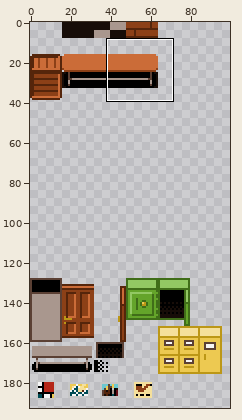
Two versions of one sprite sheet, res/tiles.png. The first picture is a wide view before the edit; the outline marks the close-up.
Close-up. First the earlier version:
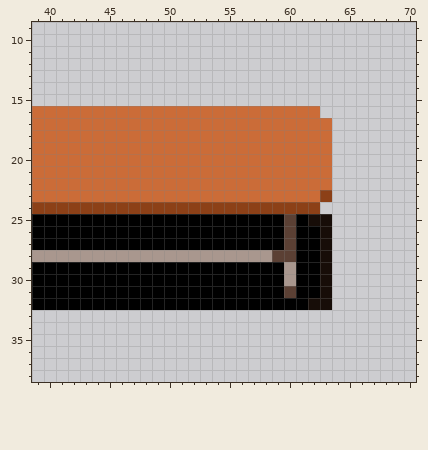
The file is 256x256 pixels. Shown: x 39..70, y 9..38. The wide view leaves out empty margins.
New version:
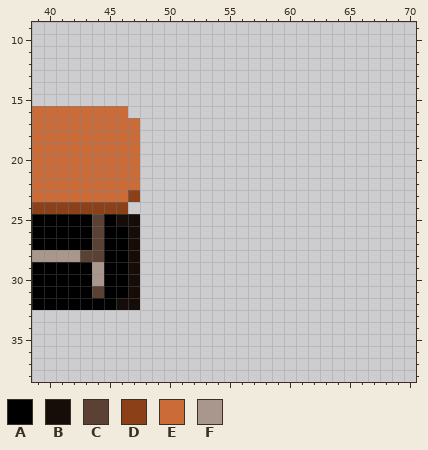
Palette (. is transparent): A #000000  B #170d08  C #5b4034  D #8c4017  E #cb6c38  F #a9978e
Edits made:
{"y":16,"x":47,"old":"EEEEEEEEEEEEEEEE","new":"................"}
{"y":17,"x":48,"old":"EEEEEEEEEEEEEEEE","new":"................"}
{"y":18,"x":48,"old":"EEEEEEEEEEEEEEEE","new":"................"}
{"y":19,"x":48,"old":"EEEEEEEEEEEEEEEE","new":"................"}
{"y":20,"x":48,"old":"EEEEEEEEEEEEEEEE","new":"................"}
{"y":21,"x":48,"old":"EEEEEEEEEEEEEEEE","new":"................"}
{"y":22,"x":48,"old":"EEEEEEEEEEEEEEEE","new":"................"}
{"y":23,"x":47,"old":"EEEEEEEEEEEEEEEED","new":"D................"}
{"y":24,"x":47,"old":"DDDDDDDDDDDDDDDD","new":"................"}
{"y":25,"x":44,"old":"A","new":"C"}
{"y":25,"x":46,"old":"AAAAAAAAAAAAAACABB","new":"BB................"}
{"y":26,"x":44,"old":"A","new":"C"}
{"y":26,"x":47,"old":"AAAAAAAAAAAAACAAB","new":"B................"}
{"y":27,"x":44,"old":"A","new":"C"}
{"y":27,"x":47,"old":"AAAAAAAAAAAAACAAB","new":"B................"}
{"y":28,"x":43,"old":"FFFFFFFFFFFFFFFFCCAAB","new":"CCAAB................"}
{"y":29,"x":44,"old":"A","new":"F"}
{"y":29,"x":47,"old":"AAAAAAAAAAAAAFAAB","new":"B................"}
{"y":30,"x":44,"old":"A","new":"F"}
{"y":30,"x":47,"old":"AAAAAAAAAAAAAFAAB","new":"B................"}
{"y":31,"x":44,"old":"A","new":"C"}
{"y":31,"x":47,"old":"AAAAAAAAAAAAACAAB","new":"B................"}
{"y":32,"x":46,"old":"AAAAAAAAAAAAAAAABB","new":"BB................"}
{"label":"changed","picture_box":[80,106,332,310]}
